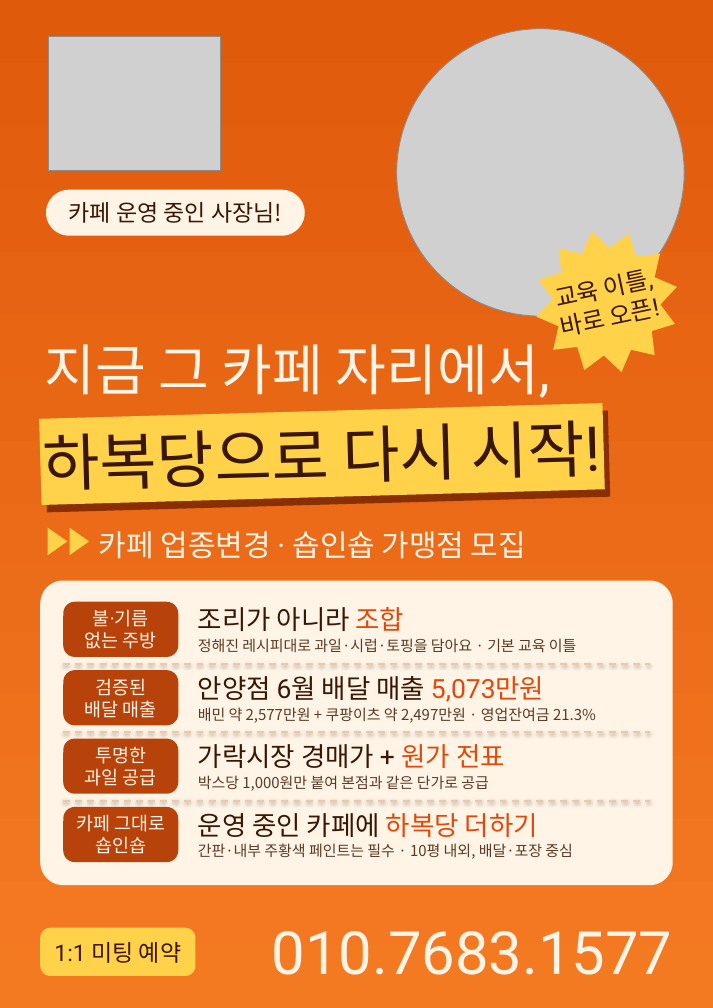
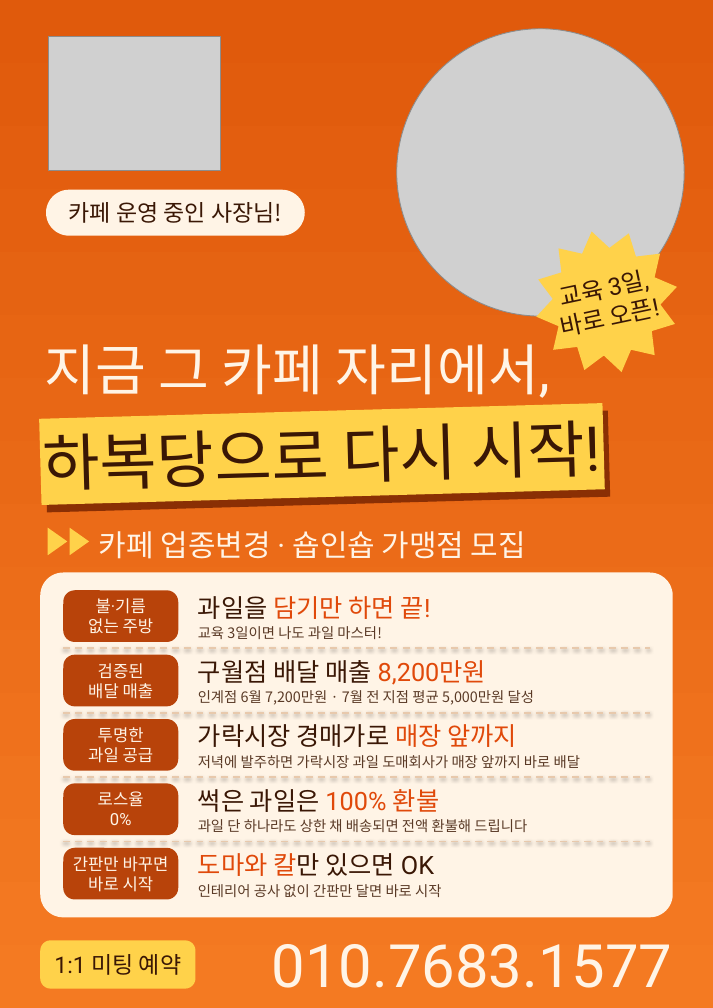
Before and after one commit to chaeminb90-lgtm/123, a slide deck: slide 1 of deliverables/flyer/하복당_카페업종변경_전단_수정용.pptx. Drawn at 713x1008 pixels with LibreOffice and Linux fonts; fonts in the diff are those of the drawing; grey boxes stand for pictures. Boxes give left, top, right and bottom in pixels: in the first picture for what was removed or moved away, otherwise in the second. Text is boxed around its words. In the diff, an @@ line names an element or a change of style, - is before the commit and + after.

```diff
--- a/deliverables/flyer/하복당_카페업종변경_전단_수정용.pptx
+++ b/deliverables/flyer/하복당_카페업종변경_전단_수정용.pptx
@@ text at (561,285,583,305): text changed @@
-교육 이틀,
+교육 3일,
@@ rounded rectangle: place and size @@
-rounded rectangle at (41,580,672,885)
+rounded rectangle at (41,572,672,917)
@@ rounded rectangle at (41,572,672,917): proportions changed @@
@@ rounded rectangle "불·기름": place and size @@
-rounded rectangle "불·기름" at (63,602,178,657)
+rounded rectangle "불·기름" at (63,591,178,642)
@@ text at (198,596,431,619): text changed; size 22.1 to 21.1 pt; text colour #3A1705 to #E0490A @@
-조리가 아니라 조합
+과일을 담기만 하면 끝!
@@ text at (198,626,381,639): text changed; size 12.5 to 12 pt @@
-정해진 레시피대로 과일·시럽·토핑을 담아요 · 기본 교육 이틀
+교육 3일이면 나도 과일 마스터!
@@ rounded rectangle "검증된": place and size @@
-rounded rectangle "검증된" at (63,670,178,725)
+rounded rectangle "검증된" at (63,654,178,706)
@@ line moved from (63, 664) - (649, 664) to (63, 648) - (649, 648) @@
@@ text at (198,660,486,685): text changed; size 22.1 to 21.1 pt @@
-안양점 6월 배달 매출 5,073만원
+구월점 배달 매출 8,200만원
@@ size 15.4 to 13.9 pt; proportions changed in 3 elements at (63,591,178,642), (63,654,178,706), (63,719,178,771) @@
@@ rounded rectangle "투명한": place and size @@
-rounded rectangle "투명한" at (63,739,178,794)
+rounded rectangle "투명한" at (63,719,178,771)
@@ line moved from (63, 732) - (649, 732) to (63, 713) - (649, 713) @@
@@ text at (198,690,534,705): text changed; size 12.5 to 12 pt @@
-배민 약 2,577만원 + 쿠팡이츠 약 2,497만원 · 영업잔여금 21.3%
+인계점 6월 7,200만원 · 7월 전 지점 평균 5,000만원 달성
@@ text at (198,724,517,747): text changed; size 22.1 to 21.1 pt @@
-가락시장 경매가 + 원가 전표
+가락시장 경매가로 매장 앞까지
@@ line moved from (63, 801) - (649, 801) to (63, 777) - (649, 777) @@
@@ text at (198,755,580,768): text changed; size 12.5 to 12 pt @@
-박스당 1,000원만 붙여 본점과 같은 단가로 공급
+저녁에 발주하면 가락시장 과일 도매회사가 매장 앞까지 바로 배달
@@ rounded rectangle "로스율" at (63,784,178,835): proportions changed @@
@@ rounded rectangle "로스율": place and size @@
-rounded rectangle "로스율" at (63,807,178,862)
+rounded rectangle "로스율" at (63,784,178,835)
@@ text in rounded rectangle at (98,791,144,825): text changed; size 15.4 to 13.9 pt @@
-카페 그대로
-숍인숍
+로스율
+0%
@@ text at (198,789,439,812): text changed; size 22.1 to 21.1 pt; text colour #3A1705 to #E0490A @@
-운영 중인 카페에 하복당 더하기
+썩은 과일은 100% 환불
@@ text at (198,819,527,832): text changed; size 12.5 to 12 pt @@
-간판·내부 주황색 페인트는 필수 · 10평 내외, 배달·포장 중심
+과일 단 하나라도 상한 채 배송되면 전액 환불해 드립니다
@@ line added from (63, 841) to (649, 841), #E8C9AC 1.44 pt dashed @@
@@ rounded rectangle added at (63,847,178,899), fill #B8430A, 13.9 pt, text #FFF4E6 @@
+간판만 바꾸면
+바로 시작
@@ text added at (198,853,434,876), 21.1 pt, text #3A1705 @@
+도마와 칼만 있으면 OK
@@ text added at (198,884,441,897), 12 pt, text #5A3A26 @@
+인테리어 공사 없이 간판만 달면 바로 시작
@@ text "010.7683.1577": place and size @@
-text "010.7683.1577" at (272,931,673,975)
+text "010.7683.1577" at (272,944,673,988)
@@ rounded rectangle "1:1 미팅 예약": place and size @@
-rounded rectangle "1:1 미팅 예약" at (41,928,196,976)
+rounded rectangle "1:1 미팅 예약" at (41,941,196,989)
```
Also in this commit, not shown: 1 other slide changed, 6 other files.
